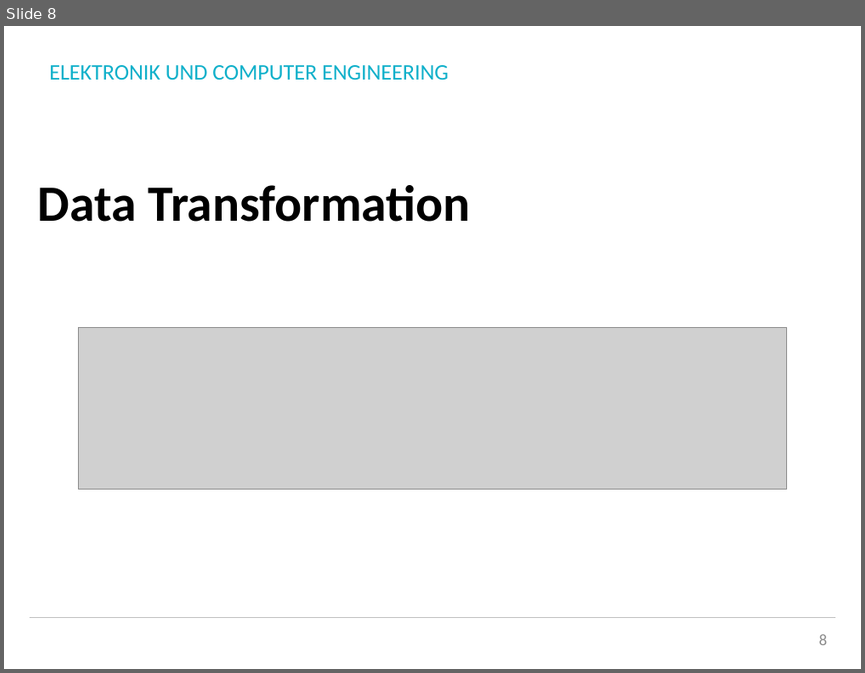
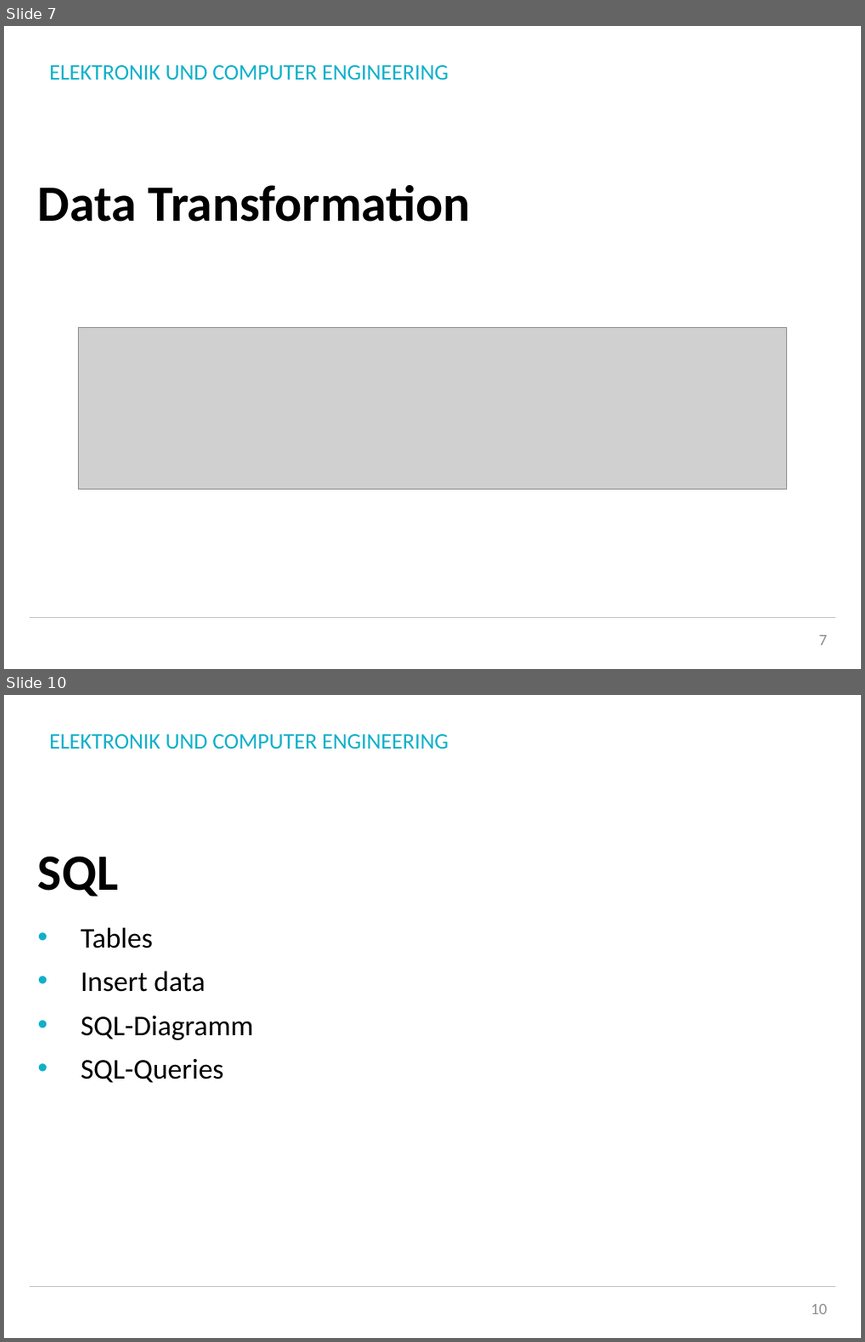
Before and after one commit to Bratlfettn/SmartToilet, a slide deck: Presentation/Smart_Toilet.pptx. Shown one above the other, each under a label of ours: slide 8 before the commit, slides 7 and 10 after it; the slides between them are not shown. The pictures are 865x673 and 865x1342 pixels, drawn with LibreOffice and Linux fonts; fonts in the diff are those of the drawing; grey boxes stand for pictures; background and template pictures are left out. Boxes give left, top, right and bottom in pixels: in the first picture for what was removed or moved away, otherwise in the second. Text is boxed around its words. In the diff, an @@ line names an element or a change of style, - is before the commit and + after.

```diff
--- a/Presentation/Smart_Toilet.pptx
+++ b/Presentation/Smart_Toilet.pptx
@@ slide 10 added at bbox=[4, 695, 861, 1338], background #FFFFFF; not listed: 3 template elements that a slide beside it also shows @@
@@ title added at bbox=[38, 856, 118, 896], 42.7 pt, text #000000, bold @@
+SQL
@@ text added at bbox=[80, 927, 253, 1083], 24 pt, text #000000 @@
+• Tables
+• Insert data
+• SQL-Diagramm
+• SQL-Queries
@@ page number added at bbox=[811, 1304, 827, 1314], 13.3 pt, text #8C8C8C @@
+10
@@ what was slide 8 is now slide 7 @@
@@ page number at bbox=[819, 635, 827, 645]: text changed @@
-8
+7
```
Also in this commit, not shown: 5 slides changed, 3 other slides added, 1 slide removed, 1 other file.
